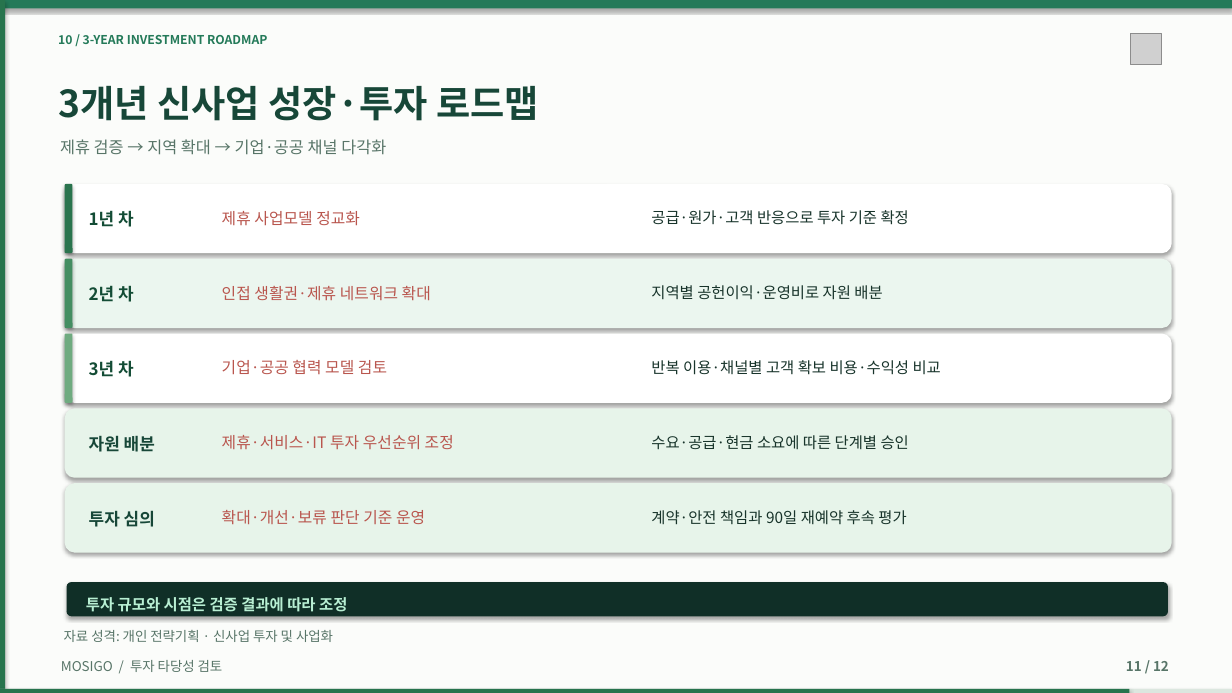
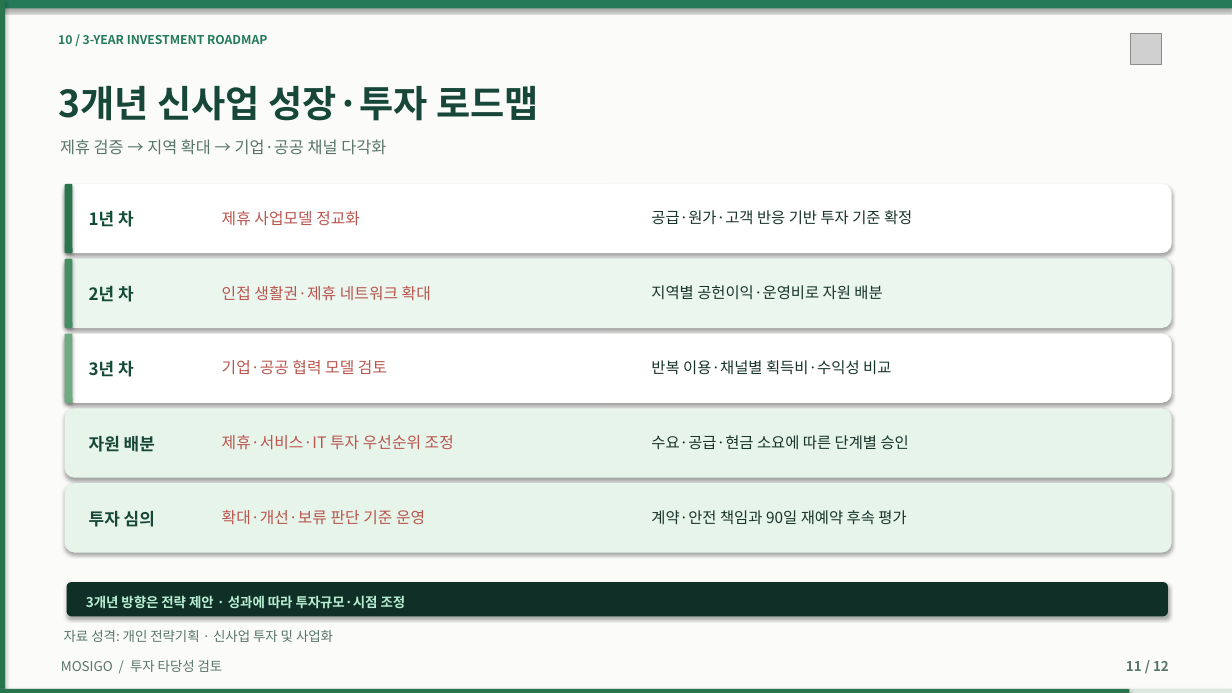
Before and after one commit to dohyunkimmm/mosigo-case-study, a slide deck: slide 11 of downloads/MOSIGO_IR_Investment_Review_12slides.pptx. Drawn at 1232x693 pixels with LibreOffice and Linux fonts; fonts in the diff are those of the drawing; grey boxes stand for pictures. Boxes give left, top, right and bottom in pixels: in the first picture for what was removed or moved away, otherwise in the second. Text is boxed around its words. In the diff, an @@ line names an element or a change of style, - is before the commit and + after.

```diff
--- a/downloads/MOSIGO_IR_Investment_Review_12slides.pptx
+++ b/downloads/MOSIGO_IR_Investment_Review_12slides.pptx
@@ text at [651,210,912,225]: text changed @@
-공급·원가·고객 반응으로 투자 기준 확정
+공급·원가·고객 반응 기반 투자 기준 확정
@@ text at [651,360,891,375]: text changed @@
-반복 이용·채널별 고객 확보 비용·수익성 비교
+반복 이용·채널별 획득비·수익성 비교
@@ text at [86,595,406,609]: text changed; size 12 to 10.5 pt @@
-투자 규모와 시점은 검증 결과에 따라 조정
+3개년 방향은 전략 제안 · 성과에 따라 투자규모·시점 조정
```
Also in this commit, not shown: 6 other slides changed, 15 other files.
